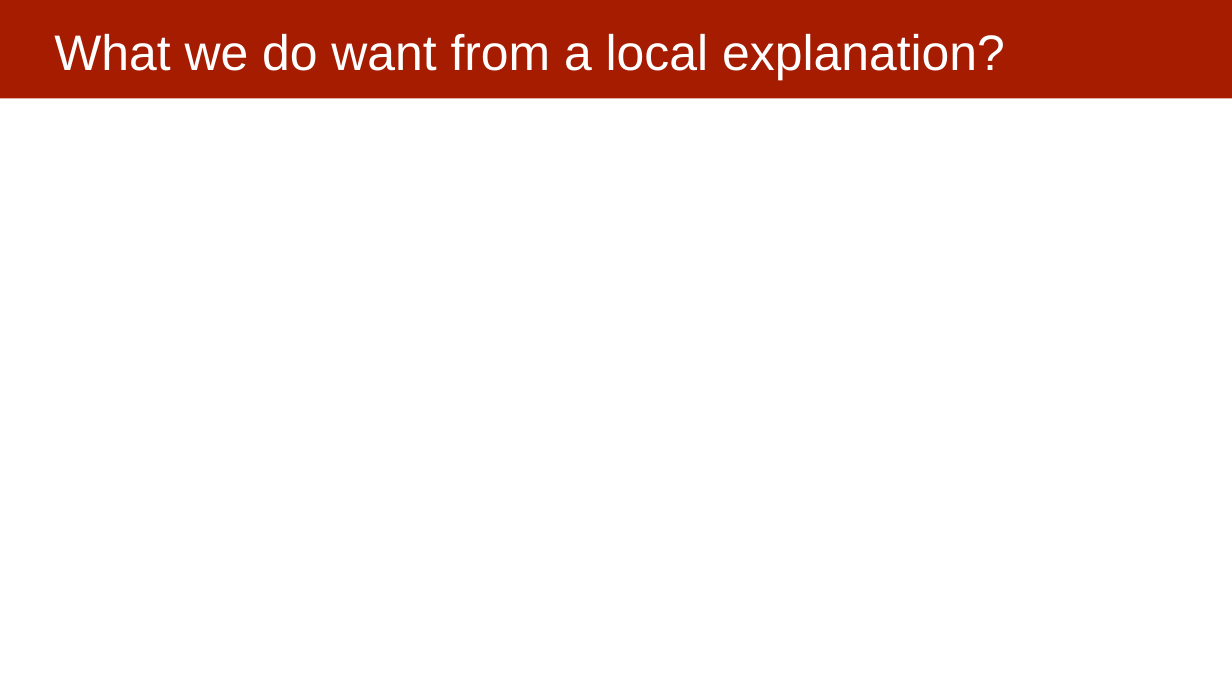
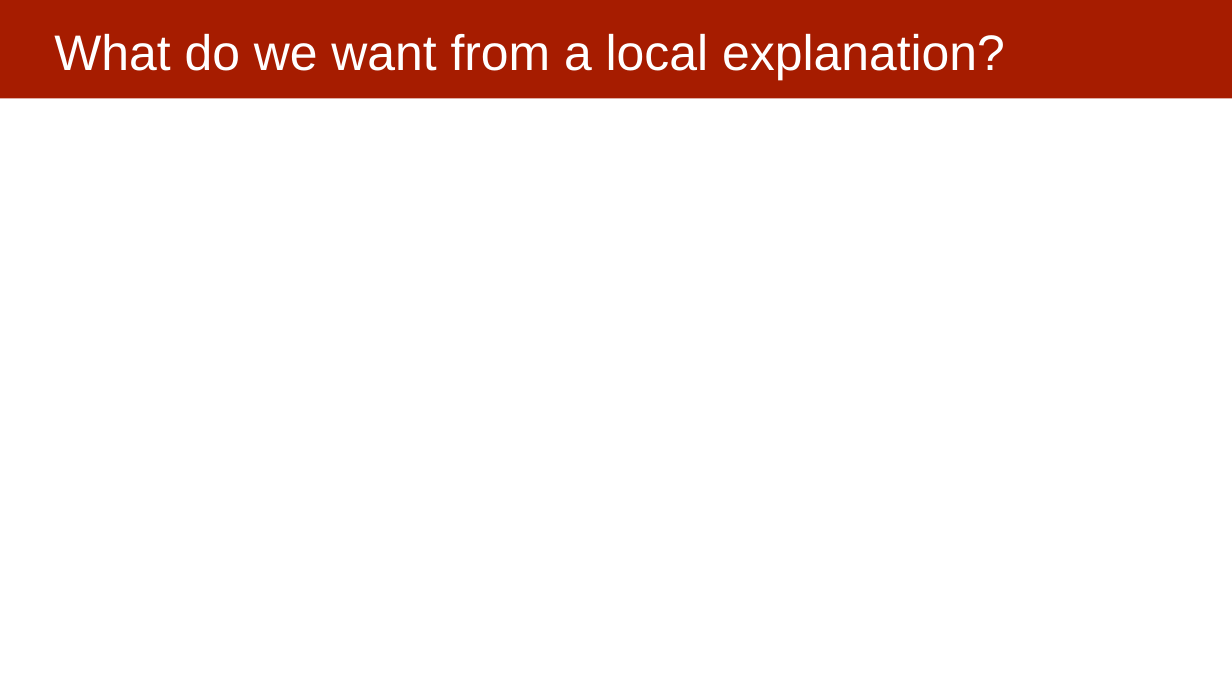
Before and after one commit to dssg/MLinPractice, a slide deck: slide 14 of Lectures/Lecture13-InterpretabilityOverview.pptx (slide 12 before the commit). Drawn at 1232x693 pixels with LibreOffice and Linux fonts; fonts in the diff are those of the drawing. Boxes give left, top, right and bottom in pixels: in the first picture for what was removed or moved away, otherwise in the second. Text is boxed around its words. In the diff, an @@ line names an element or a change of style, - is before the commit and + after.

```diff
--- a/Lectures/Lecture13-InterpretabilityOverview.pptx
+++ b/Lectures/Lecture13-InterpretabilityOverview.pptx
@@ title at (54, 33, 1005, 81): text changed @@
-What we do want from a local explanation?
+What do we want from a local explanation?
```
Also in this commit, not shown: 2 other slides changed, 15 slides added.
